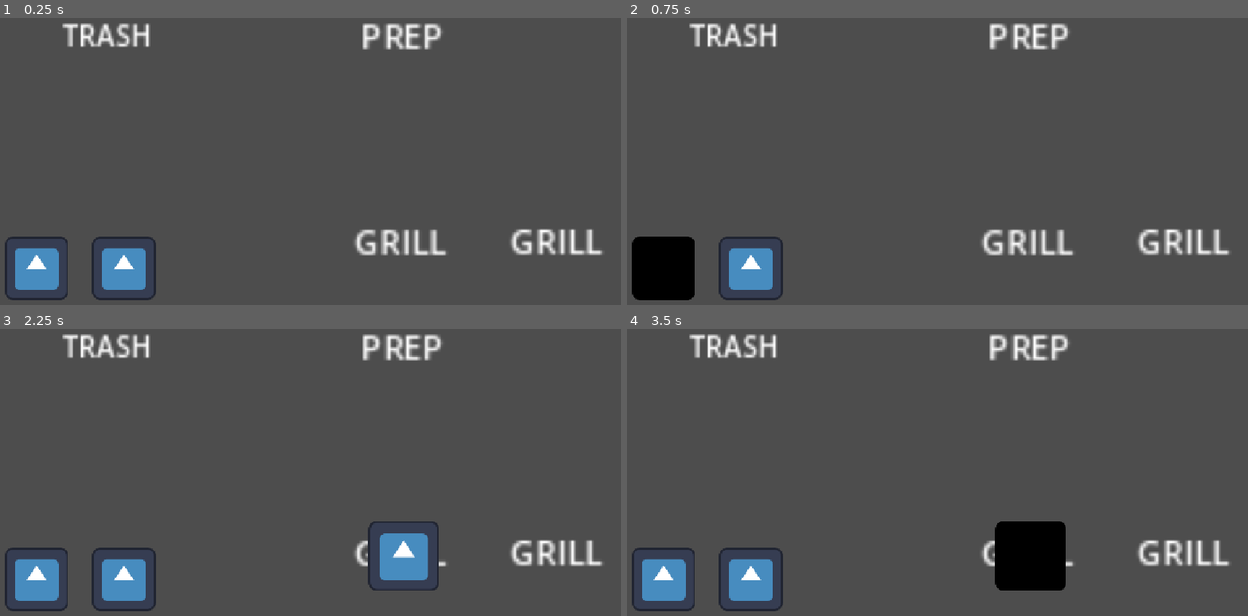
Above: before the commit, frames 1-4 (two rows, left to right).
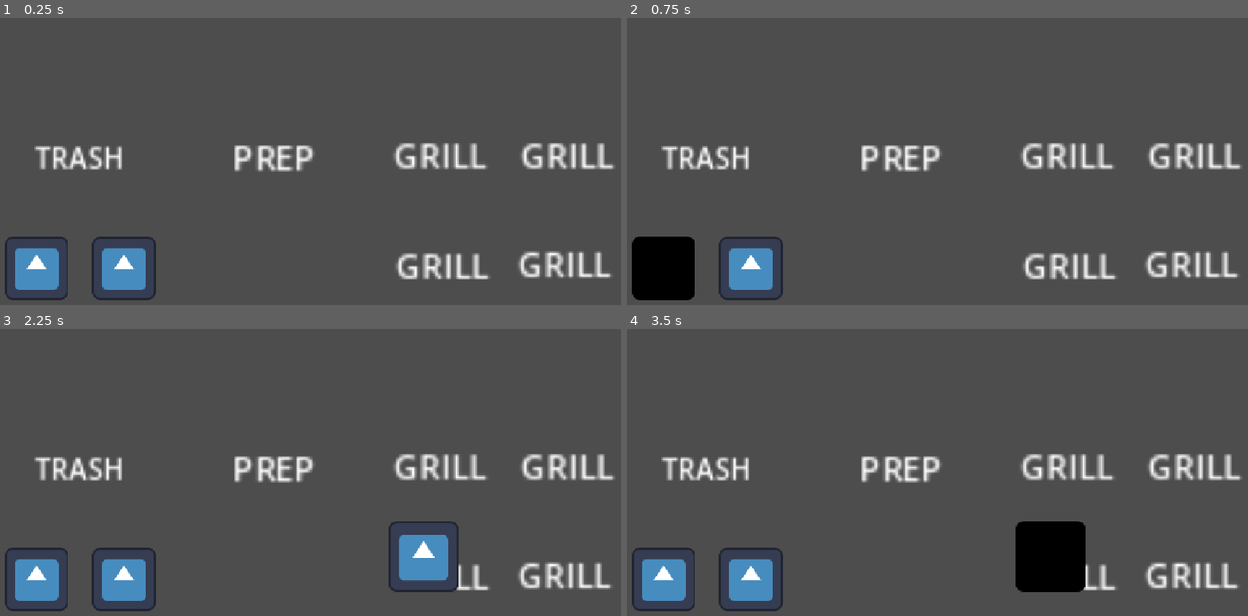
Above: after the commit, the same moments.

Repository: mosssara/Fish-and-Bun
Game: Godot game, scene res://scene/playarea.tscn
The game is run twice, just before and just after one commit, with the same random seed, the same clock (stepped at 60 frames per second) and the same inputs. The engine's default icon, where the game draws it, is replaced by a stand-in: a white triangle on a blue panel in a dark square.
Inputs (mouse positions are in pixels of both pictures, inside the frame that each line leads up to):
- Up to frame 1 (0.25 s): no input
- Up to frame 2 (0.75 s): tap Enter at 0.5 s; move the mouse to (664, 267) at 0.52 s; click (664, 267) at 0.67 s
- Up to frame 3 (2.25 s): tap Space at 1.25 s; move the mouse to (124, 578) at 1.27 s; click (124, 578) at 1.42 s; tap Enter at 2 s; move the mouse to (403, 555) at 2.02 s; click (403, 555) at 2.17 s
- Up to frame 4 (3.5 s): tap Space at 2.75 s; click (1030, 555) at 2.92 s

The runs differ from the first frame. In frame 1, 8.0% of the frame differs, in the area x 5-99%, y 1-92%; in frame 2, 8.0%; in frame 3, 8.3%; in frame 4, 8.3%.

Commit message:
scale up to 4 grill

Diff:
--- /dev/null
+++ b/scene/customer.tscn
@@ -0,0 +1,29 @@
+[gd_scene format=3 uid="uid://7b1nuiuqsu25"]
+
+[ext_resource type="Script" uid="uid://dnvlagweup786" path="res://script/customer.gd" id="1_ty3hb"]
+[ext_resource type="Texture2D" uid="uid://dow5gddlsjcoi" path="res://icon.svg" id="2_wkrjl"]
+
+[sub_resource type="SpriteFrames" id="SpriteFrames_xrivr"]
+animations = [{
+"frames": [{
+"duration": 1.0,
+"texture": ExtResource("2_wkrjl")
+}],
+"loop": 1,
+"name": &"default",
+"speed": 5.0
+}]
+
+[sub_resource type="RectangleShape2D" id="RectangleShape2D_xrivr"]
+size = Vector2(122, 124)
+
+[node name="customer" type="Area2D" unique_id=1772565026]
+script = ExtResource("1_ty3hb")
+
+[node name="AnimatedSprite2D" type="AnimatedSprite2D" parent="." unique_id=1130163125]
+sprite_frames = SubResource("SpriteFrames_xrivr")
+
+[node name="CollisionShape2D" type="CollisionShape2D" parent="." unique_id=1020000575]
+shape = SubResource("RectangleShape2D_xrivr")
+
+[connection signal="input_event" from="." to="." method="_on_input_event"]
--- a/scene/playarea.tscn
+++ b/scene/playarea.tscn
@@ -7,6 +7,8 @@
 [ext_resource type="Script" uid="uid://bv3uftvubd3gc" path="res://script/grill_1.gd" id="3_plb6v"]
 [ext_resource type="Script" uid="uid://cgv7myd6wrtjx" path="res://script/grill_2.gd" id="5_3vh8y"]
 [ext_resource type="Script" uid="uid://hh5y7l7fb6ol" path="res://script/prepzone.gd" id="5_c7c5x"]
+[ext_resource type="Script" uid="uid://c55em8onn83tw" path="res://script/grill_3.gd" id="6_wcdls"]
+[ext_resource type="Script" uid="uid://cl76ji6ro54au" path="res://script/grill_4.gd" id="7_xlhpc"]
 
 [sub_resource type="RectangleShape2D" id="RectangleShape2D_xrivr"]
 size = Vector2(112, 119)
@@ -17,6 +19,7 @@
 [sub_resource type="CircleShape2D" id="CircleShape2D_xrivr"]
 
 [sub_resource type="RectangleShape2D" id="RectangleShape2D_b1lj4"]
+size = Vector2(32.310467, 15.776171)
 
 [node name="grillbert" type="Node2D" unique_id=1707622631]
 
@@ -49,41 +52,79 @@
 texture = ExtResource("2_6s32a")
 
 [node name="grill1" type="Area2D" parent="." unique_id=1726855729]
-position = Vector2(736, 525)
+position = Vector2(772, 526)
 script = ExtResource("3_plb6v")
 
 [node name="grillclick" type="CollisionShape2D" parent="grill1" unique_id=652496753]
-scale = Vector2(1.9200001, 1.9200001)
+position = Vector2(36, 28.000004)
+scale = Vector2(1.3006728, 1.3006728)
 shape = SubResource("RectangleShape2D_13qdw")
 
 [node name="Label" type="Label" parent="grill1" unique_id=1365245206]
-offset_left = -90.00001
-offset_top = -51.0
-offset_right = -45.000008
-offset_bottom = -28.0
-scale = Vector2(3.7279205, 3.799901)
+offset_left = -51.000008
+offset_top = -9.0
+offset_right = -6.0000076
+offset_bottom = 14.0
+scale = Vector2(3.7679229, 3.8406756)
 text = "GRILL"
 metadata/_edit_use_anchors_ = true
 
 [node name="grill2" type="Area2D" parent="." unique_id=476482152]
-position = Vector2(1018, 524)
+position = Vector2(986, 522)
 script = ExtResource("5_3vh8y")
 
 [node name="grillclick" type="CollisionShape2D" parent="grill2" unique_id=595103973]
-scale = Vector2(1.9200001, 1.9200001)
+position = Vector2(39, 31.000004)
+scale = Vector2(1.4058235, 1.4058235)
 shape = SubResource("RectangleShape2D_13qdw")
 
 [node name="Label" type="Label" parent="grill2" unique_id=661097262]
-offset_left = -90.00001
-offset_top = -51.0
-offset_right = -45.000008
-offset_bottom = -28.0
-scale = Vector2(3.7279205, 3.799901)
+offset_left = -44.000008
+offset_top = -8.0
+offset_right = 0.9999924
+offset_bottom = 15.0
+scale = Vector2(3.7679229, 3.8406756)
+text = "GRILL"
+metadata/_edit_use_anchors_ = true
+
+[node name="grill3" type="Area2D" parent="." unique_id=579028741]
+position = Vector2(757, 292)
+script = ExtResource("6_wcdls")
+
+[node name="grillclick" type="CollisionShape2D" parent="grill3" unique_id=96528706]
+position = Vector2(48, 74)
+scale = Vector2(1.4058235, 1.4058235)
+shape = SubResource("RectangleShape2D_13qdw")
+
+[node name="Label" type="Label" parent="grill3" unique_id=398298867]
+offset_left = -40.000008
+offset_top = 25.0
+offset_right = 4.9999924
+offset_bottom = 48.0
+scale = Vector2(3.7679229, 3.8406756)
+text = "GRILL"
+metadata/_edit_use_anchors_ = true
+
+[node name="grill4" type="Area2D" parent="." unique_id=1120542899]
+position = Vector2(978, 299)
+script = ExtResource("7_xlhpc")
+
+[node name="grillclick" type="CollisionShape2D" parent="grill4" unique_id=999183033]
+position = Vector2(53, 66)
+scale = Vector2(1.4058235, 1.4058235)
+shape = SubResource("RectangleShape2D_13qdw")
+
+[node name="Label" type="Label" parent="grill4" unique_id=570105213]
+offset_left = -31.00001
+offset_top = 18.0
+offset_right = 13.99999
+offset_bottom = 41.0
+scale = Vector2(3.7679229, 3.8406756)
 text = "GRILL"
 metadata/_edit_use_anchors_ = true
 
 [node name="trashcan" type="Area2D" parent="." unique_id=1819444425]
-position = Vector2(197, 147)
+position = Vector2(147, 369)
 scale = Vector2(1.0105522, 1)
 script = ExtResource("3_6s32a")
 
@@ -100,18 +141,19 @@
 text = "TRASH"
 
 [node name="prepzone" type="Area2D" parent="." unique_id=1810284445]
-position = Vector2(731, 147)
+position = Vector2(524, 391)
 script = ExtResource("5_c7c5x")
 
 [node name="CollisionShape2D" type="CollisionShape2D" parent="prepzone" unique_id=1178149671]
+position = Vector2(-25, -23.399994)
 scale = Vector2(11.08, 11.08)
 shape = SubResource("RectangleShape2D_b1lj4")
 
 [node name="Label" type="Label" parent="prepzone" unique_id=851510874]
-offset_left = -74.0
-offset_top = -46.0
-offset_right = -34.0
-offset_bottom = -23.0
+offset_left = -99.0
+offset_top = -70.0
+offset_right = -60.0
+offset_bottom = -47.0
 scale = Vector2(3.8267148, 3.8267148)
 text = "PREP"
 
@@ -119,5 +161,7 @@
 [connection signal="input_event" from="Meatzone" to="Meatzone" method="_on_input_event"]
 [connection signal="input_event" from="grill1" to="grill1" method="_on_input_event"]
 [connection signal="input_event" from="grill2" to="grill2" method="_on_input_event"]
+[connection signal="input_event" from="grill3" to="grill3" method="_on_input_event"]
+[connection signal="input_event" from="grill4" to="grill4" method="_on_input_event"]
 [connection signal="input_event" from="trashcan" to="trashcan" method="_on_input_event"]
 [connection signal="input_event" from="prepzone" to="prepzone" method="_on_input_event"]
--- a/script/Global.gd
+++ b/script/Global.gd
@@ -7,6 +7,9 @@
 var parent = null
 var grill1 = false # unoccupied
 var grill2 = false
+var grill3 = false
+var grill4 = false
+
 var foodstack = [] #array to save food order etc bread/meat/meat etc
 func select_check(select1,select2,select3,select4):
 	var result = (select1 == true or select2 == true or select3 == true or select4 == true)
--- a/script/bell.gd
+++ b/script/bell.gd
@@ -1 +1,10 @@
 extends Area2D
+
+
+func _on_input_event(viewport: Node, event: InputEvent, shape_idx: int) -> void:
+	if event is InputEventMouseButton and event.button_index == 1 and event.is_pressed():
+		print(Global.foodstack)
+
+
+
+		Global.foodstack = []
--- /dev/null
+++ b/script/customer.gd
@@ -0,0 +1,7 @@
+extends Area2D
+
+func _ready() -> void:
+	var to =randi_range(3,5)
+func _on_input_event(viewport: Node, event: InputEvent, shape_idx: int) -> void:
+	if event is InputEventMouseButton and event.button_index == 1 and event.is_pressed():
+		pass
--- a/script/grill_2.gd
+++ b/script/grill_2.gd
@@ -2,7 +2,7 @@
 
 var bun_scene = load("res://scene/bun.tscn")
 var meat_scene = load("res://scene/meat.tscn")
-
+var node_name = get_name()
 func _on_input_event(viewport: Node, event: InputEvent, shape_idx: int) -> void:
 	if event is InputEventMouseButton and event.button_index == 1 and event.is_pressed() and Global.select_check(Global.select_bun,Global.select_meat, Global.select_lettuce,Global.select_secret) == true and Global.grill2 == false:
 
--- /dev/null
+++ b/script/grill_3.gd
@@ -0,0 +1,26 @@
+extends Area2D
+
+var bun_scene = load("res://scene/bun.tscn")
+var meat_scene = load("res://scene/meat.tscn")
+var node_name = get_name()
+func _on_input_event(viewport: Node, event: InputEvent, shape_idx: int) -> void:
+	if event is InputEventMouseButton and event.button_index == 1 and event.is_pressed() and Global.select_check(Global.select_bun,Global.select_meat, Global.select_lettuce,Global.select_secret) == true and Global.grill3 == false:
+
+		var bun = bun_scene.instantiate()
+		var meat = meat_scene.instantiate()
+		print(Global.current_select)
+		match Global.current_select:
+			"Bun":
+				add_child(bun)
+				bun.global_position = global_position
+				print("BUNNNNNNNNNNN")
+			"Meat":
+				add_child(meat)
+				meat.global_position = global_position
+				print("MEATTTTTTTTTT")
+		Global.current_select = null
+		Global.select_bun = false
+		Global.select_meat = false
+		Global.grill3 = true
+		print("grill")
+		Global.showstat()
--- /dev/null
+++ b/script/grill_4.gd
@@ -0,0 +1,26 @@
+extends Area2D
+
+var bun_scene = load("res://scene/bun.tscn")
+var meat_scene = load("res://scene/meat.tscn")
+var node_name = get_name()
+func _on_input_event(viewport: Node, event: InputEvent, shape_idx: int) -> void:
+	if event is InputEventMouseButton and event.button_index == 1 and event.is_pressed() and Global.select_check(Global.select_bun,Global.select_meat, Global.select_lettuce,Global.select_secret) == true and Global.grill4 == false:
+
+		var bun = bun_scene.instantiate()
+		var meat = meat_scene.instantiate()
+		print(Global.current_select)
+		match Global.current_select:
+			"Bun":
+				add_child(bun)
+				bun.global_position = global_position
+				print("BUNNNNNNNNNNN")
+			"Meat":
+				add_child(meat)
+				meat.global_position = global_position
+				print("MEATTTTTTTTTT")
+		Global.current_select = null
+		Global.select_bun = false
+		Global.select_meat = false
+		Global.grill4 = true
+		print("grill")
+		Global.showstat()
--- a/script/prepzone.gd
+++ b/script/prepzone.gd
@@ -6,10 +6,15 @@
 		if Global.current_select is String:
 			Global.current_select = null
 		elif Global.current_select != null:
-			if Global.parent.name == "grill1":
-				Global.grill1 = false
-			else:
-				Global.grill2 = false
+			match Global.parent.name:
+				"grill1":
+					Global.grill1 = false
+				"grill2":
+					Global.grill2 = false
+				"grill3":
+					Global.grill3 = false
+				"grill4":
+					Global.grill4 = false
 			Global.foodstack.append(Global.current_select.status)
 			print(Global.current_select.name)
 			print(Global.foodstack)
Not shown, added: script/customer.gd.uid
Not shown, added: script/grill_3.gd.uid
Not shown, added: script/grill_4.gd.uid
